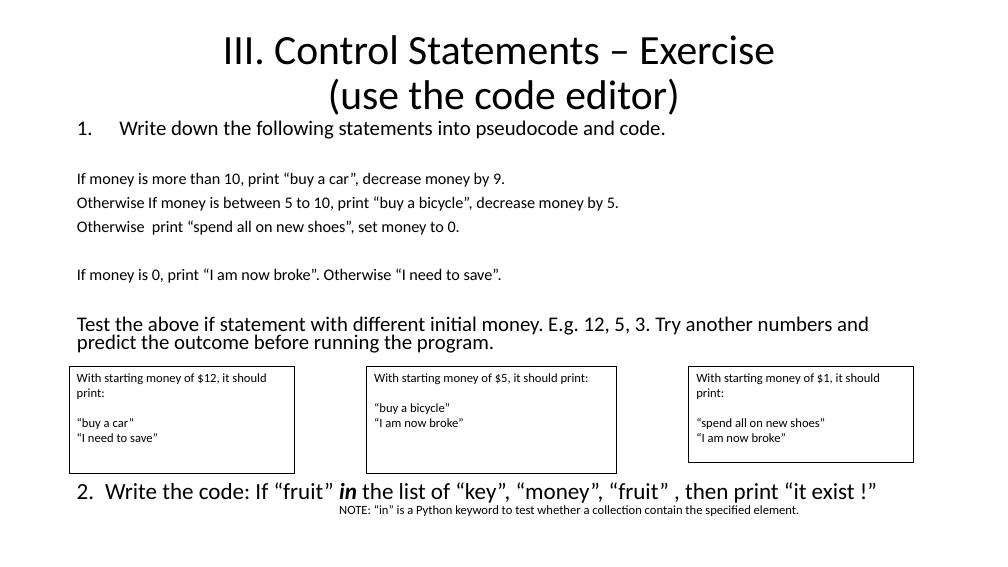
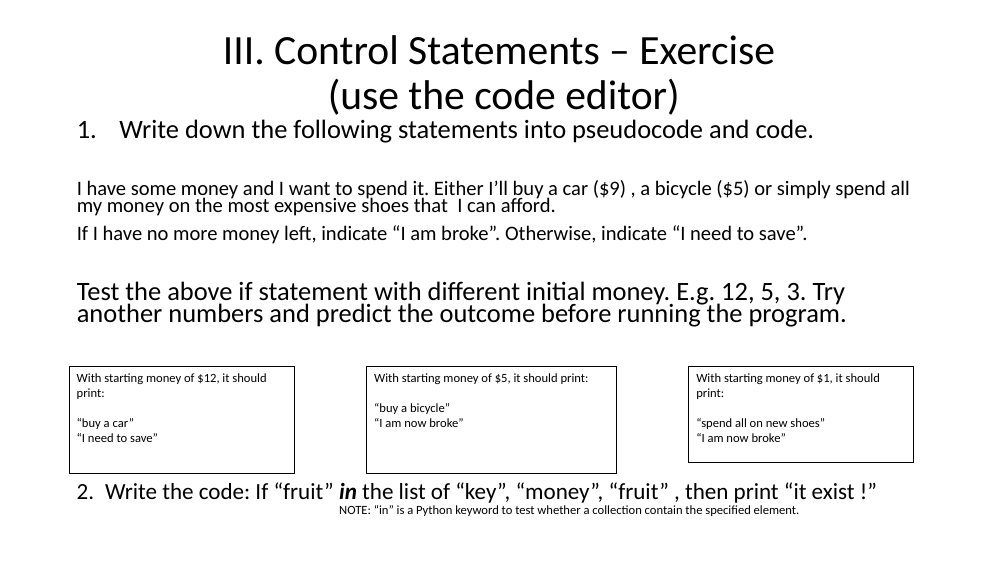
Before and after one commit to henrywma/foConnect, a slide deck: slide 12 of Python guide.pptx. Drawn at 1008x567 pixels with LibreOffice and Linux fonts; fonts in the diff are those of the drawing. Boxes give left, top, right and bottom in pixels: in the first picture for what was removed or moved away, otherwise in the second. Text is boxed around its words. In the diff, an @@ line names an element or a change of style, - is before the commit and + after.

```diff
--- a/Python guide.pptx
+++ b/Python guide.pptx
@@ text at <box>77,119,847,327</box>: size 19.8 to 25.2 pt in "Write down the following statements into pseudocode ...", "Test the above if statement with different ..." @@
@@ text at <box>77,180,910,244</box>: text changed; size 15.4 to 19.6 pt @@
-If money is more than 10, print “buy a car”, decrease money by 9.
-Otherwise If money is between 5 to 10, print “buy a bicycle”, decrease money by 5.
-Otherwise print “spend all on new shoes”, set money to 0.
-If money is 0, print “I am now broke”. Otherwise “I need to save”.
+I have some money and I want to spend it. Either I’ll buy a car ($9) , a bicycle ($5) or simply spend all my money on the most expensive shoes that I can afford.
+If I have no more money left, indicate “I am broke”. Otherwise, indicate “I need to save”.
```
Also in this commit, not shown: 8 other slides changed, 5 slides added, 4 slides removed.
